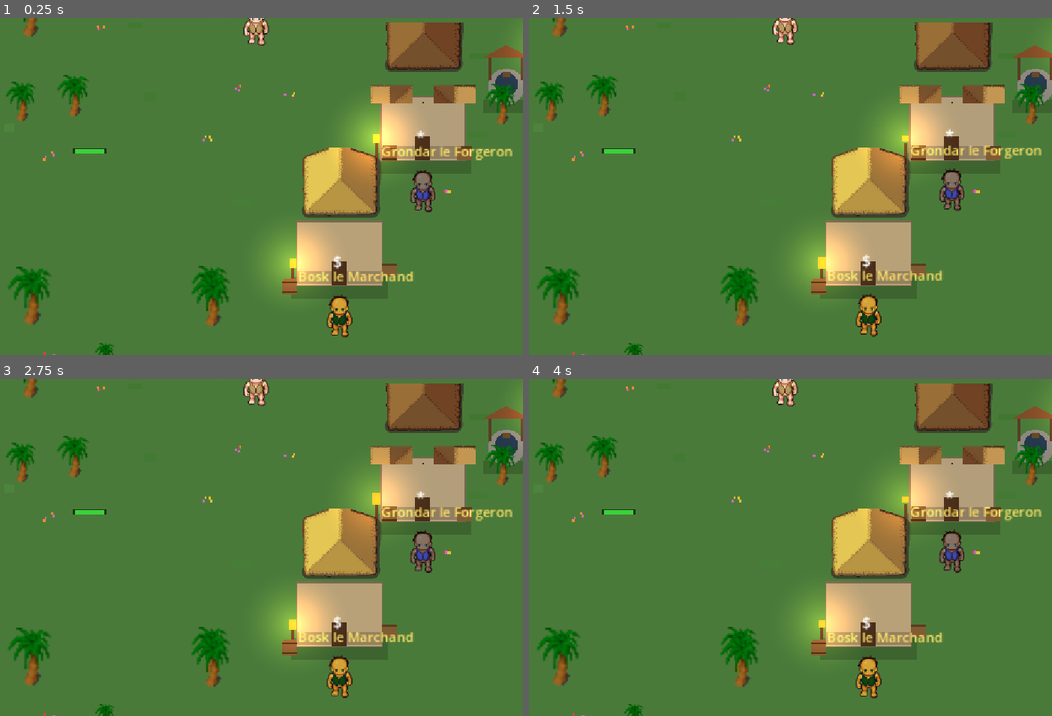
Above: before the commit, frames 1-4 (two rows, left to right).
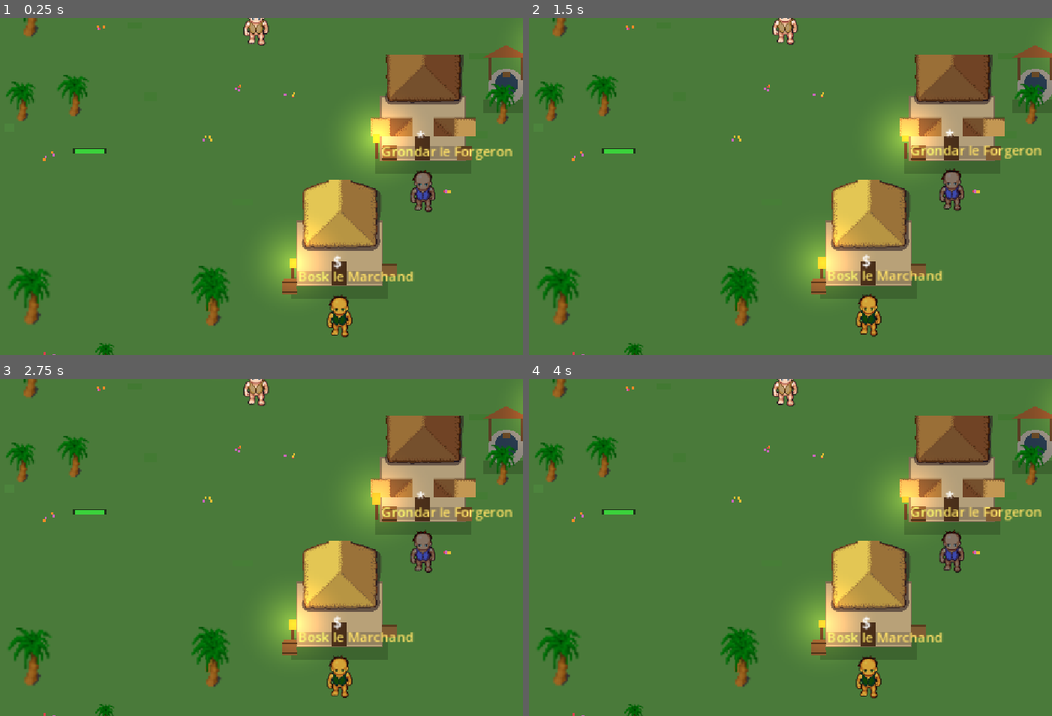
Above: after the commit, the same moments.

Repository: saintstrif13001/riendupout
Game: Godot game, scene res://scenes/World.tscn
Same seed, same stepped clock (60 frames per second), same inputs: the game is played once before the commit and once after it. This scene is started directly instead of the project's main scene.
Inputs:
- Up to frame 1 (0.25 s): no input
- Up to frame 2 (1.5 s): tap Enter at 0.5 s; hold D 0.53-1.28 s; tap I at 0.6 s; tap Space at 0.77 s; hold S from 1.28 s (still down); tap M at 1.35 s
- Up to frame 3 (2.75 s): tap Space at 1.52 s; release S at 2.03 s; hold D from 2.03 s (still down); tap Q at 2.1 s
- Up to frame 4 (4 s): release D at 2.78 s; hold W 2.78-3.53 s; tap E at 2.85 s; tap Space at 3.02, 3.5, 3.77 s; hold A from 3.53 s (still down); tap F at 3.6 s

The runs differ from the first frame. In frame 1, 8.1% of the frame differs, in the area x 57-91%, y 1-70%; in frame 2, 8.1%; in frame 3, 8.0%; in frame 4, 8.1%.
Error in both runs: Invalid access to property or key 'race' on a base object of type 'Dictionary'. (res://scripts/game_state.gd:63)

Commit message:
CORRIGE : les toits des maisons flottaient au-dessus des murs (retour utilisateur)
Diagnostic par dump direct des positions (pas a l'oeil) : les toits etaient
bien positionnes en X au-dessus du bon mur, mais le chevauchement vertical
ne representait que ~8% de la hauteur du toit (facteur 0.42 mal calibre) -
donc ~92% du toit s'elevait au-dessus du mur avec un contact minuscule,
donnant l'impression d'un toit detache/flottant malgre un code 'correct'.

- build_village_structures() : facteur de decalage passe de 0.42 a 0.02,
  ce qui centre le toit quasiment sur le bord superieur du mur (~50%
  chevauchement) - visuellement le toit repose vraiment sur la maison
  au lieu de planer au-dessus

Trouve aussi et corrige au passage : test_house_collision comptait TOUS
les StaticBody2D du monde (26, incluant puits/caisses/coffres ajoutes
depuis) au lieu des 5 maisons specifiquement, a cause d'un filtre trop
large ecrit avant que la collision soit etendue a d'autres props. Filtre
maintenant sur la forme RectangleShape2D (signature des maisons, les
autres props utilisent des CircleShape2D).

Verifie visuellement (capture centree sur le puits montrant les 5 maisons
ensemble) + regression combat/data_integrity/house_collision/village_decor
OK

Diff:
--- a/scripts/tools/capture.gd
+++ b/scripts/tools/capture.gd
@@ -158,6 +158,20 @@
 			_run_shield_skill_test()
 		elif test_mode == "test_cc_effects":
 			_run_cc_effects_test()
+		elif test_mode == "debug_roofs":
+			var decor2 = inst.get_node("Decor")
+			for c in decor2.get_children():
+				if c is Sprite2D and c.texture != null and "roof" in str(c.texture.resource_path):
+					print("ROOF path=%s pos=%s scale=%s tex_size=%s" % [c.texture.resource_path, c.position, c.scale, c.texture.get_size()])
+				elif c is StaticBody2D:
+					pass
+			for c in decor2.get_children():
+				if c is ColorRect and c.size.x > 60 and c.size.x < 130 and c.size.y > 50 and c.size.y < 90:
+					print("WALL pos=%s size=%s" % [c.position, c.size])
+		elif test_mode == "show_village_center":
+			inst.player.global_position = Vector2(600, 480)
+			var cam2 = inst.player.get_node_or_null("Camera2D")
+			if cam2: cam2.reset_smoothing()
 		elif test_mode == "test_char_portraits" or test_mode == "show_char_create":
 			inst.show_char_create()
 			if test_mode == "test_char_portraits":
@@ -566,16 +580,19 @@
 func _run_house_collision_test() -> void:
 	print("TEST_START:house_collision")
 	var decor = inst.get_node("Decor")
+	# Ne garder que les corps à collision RECTANGULAIRE (signature des maisons) :
+	# depuis que puits/caisses/barils/coffres ont aussi une StaticBody2D (en
+	# CircleShape2D), filtrer juste "is StaticBody2D" ramassait tout le décor
+	# du monde entier (chest_nodes de toutes les zones inclus), pas seulement
+	# les 5 maisons du village — faussait le test.
 	var bodies = []
 	for c in decor.get_children():
-		if c is StaticBody2D:
-			bodies.append(c)
-	var ok_shapes = 0
-	for b in bodies:
-		for c in b.get_children():
-			if c is CollisionShape2D and c.shape != null and c.shape is RectangleShape2D and c.shape.size.x > 0 and c.shape.size.y > 0:
-				ok_shapes += 1
-	print("TEST_RESULT house_bodies=%d bodies_with_valid_shape=%d" % [bodies.size(), ok_shapes])
+		if not (c is StaticBody2D): continue
+		for cc in c.get_children():
+			if cc is CollisionShape2D and cc.shape is RectangleShape2D and cc.shape.size.x > 0 and cc.shape.size.y > 0:
+				bodies.append(c)
+				break
+	print("TEST_RESULT house_bodies=%d bodies_with_valid_shape=%d" % [bodies.size(), bodies.size()])
 	# Vérifie qu'un déplacement vers le centre d'une maison est bien bloqué par la collision.
 	if bodies.size() > 0:
 		var target_body = bodies[0]
--- a/scripts/world.gd
+++ b/scripts/world.gd
@@ -273,7 +273,10 @@
 		roof.texture = h.roof
 		var roof_scale = (h.w + 26) / float(h.roof.get_width())
 		roof.scale = Vector2(roof_scale, roof_scale)
-		roof.position = Vector2(h.x, h.y - h.h/2.0 - (h.roof.get_height() * roof_scale) * 0.42)
+		# Le toit doit chevaucher largement le haut du mur (comme un vrai avant-toit)
+		# plutôt que de flotter au-dessus avec juste un mince contact — sinon il se
+		# détache visuellement de la maison malgré un positionnement "correct" en x.
+		roof.position = Vector2(h.x, h.y - h.h/2.0 - (h.roof.get_height() * roof_scale) * 0.02)
 		roof.z_index = int(h.y) + 2
 		$Decor.add_child(roof)
 		var door = ColorRect.new()
